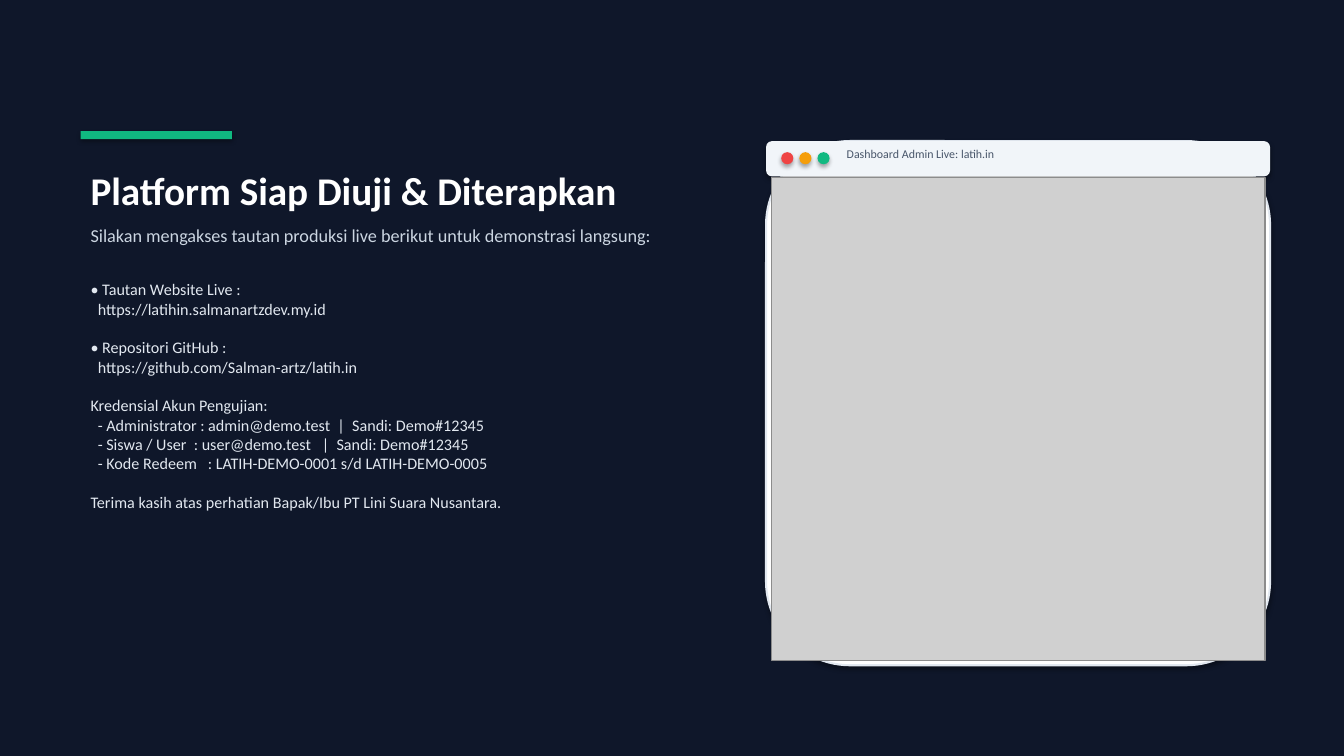
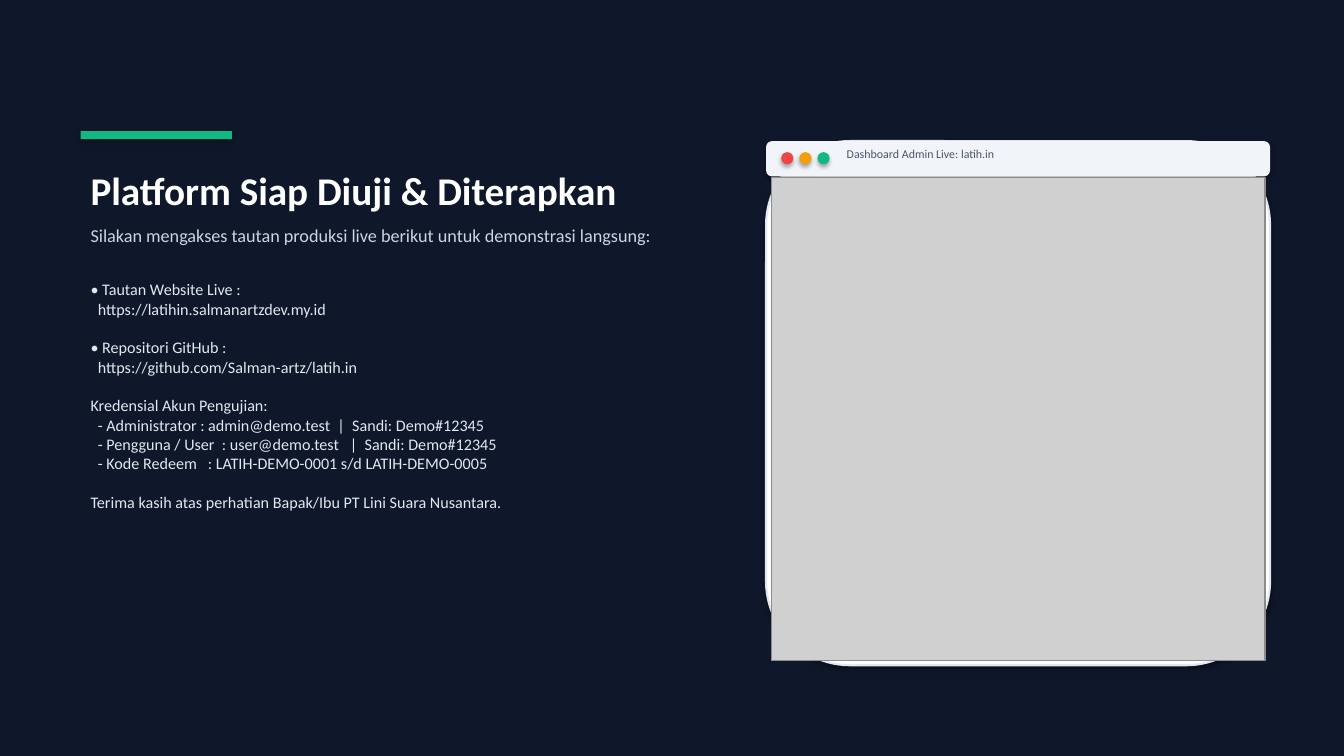
Before and after one commit to Salman-artz/latih.in, a slide deck: slide 16 of guidebook.pptx. Drawn at 1344x756 pixels with LibreOffice and Linux fonts; fonts in the diff are those of the drawing; grey boxes stand for pictures. Boxes give left, top, right and bottom in pixels: in the first picture for what was removed or moved away, otherwise in the second. Text is boxed around its words. In the diff, an @@ line names an element or a change of style, - is before the commit and + after.

Commit message:
refactor(terminology): replace all occurrences of 'siswa' with 'pengguna'

```diff
--- a/guidebook.pptx
+++ b/guidebook.pptx
@@ text at [91,284,501,511]: text changed @@
-• Tautan Website Live :
-https://latihin.salmanartzdev.my.id
-• Repositori GitHub :
-https://github.com/Salman-artz/latih.in
-Kredensial Akun Pengujian:
-- Administrator : admin@demo.test | Sandi: Demo#12345
-- Siswa / User : user@demo.test | Sandi: Demo#12345
-- Kode Redeem : LATIH-DEMO-0001 s/d LATIH-DEMO-0005
-Terima kasih atas perhatian Bapak/Ibu PT Lini Suara Nusantara.
+• Tautan Website Live :
+https://latihin.salmanartzdev.my.id
+• Repositori GitHub :
+https://github.com/Salman-artz/latih.in
+Kredensial Akun Pengujian:
+- Administrator : admin@demo.test | Sandi: Demo#12345
+- Pengguna / User : user@demo.test | Sandi: Demo#12345
+- Kode Redeem : LATIH-DEMO-0001 s/d LATIH-DEMO-0005
+Terima kasih atas perhatian Bapak/Ibu PT Lini Suara Nusantara.
```
Also in this commit, not shown: 11 other slides changed, 5 other files.
